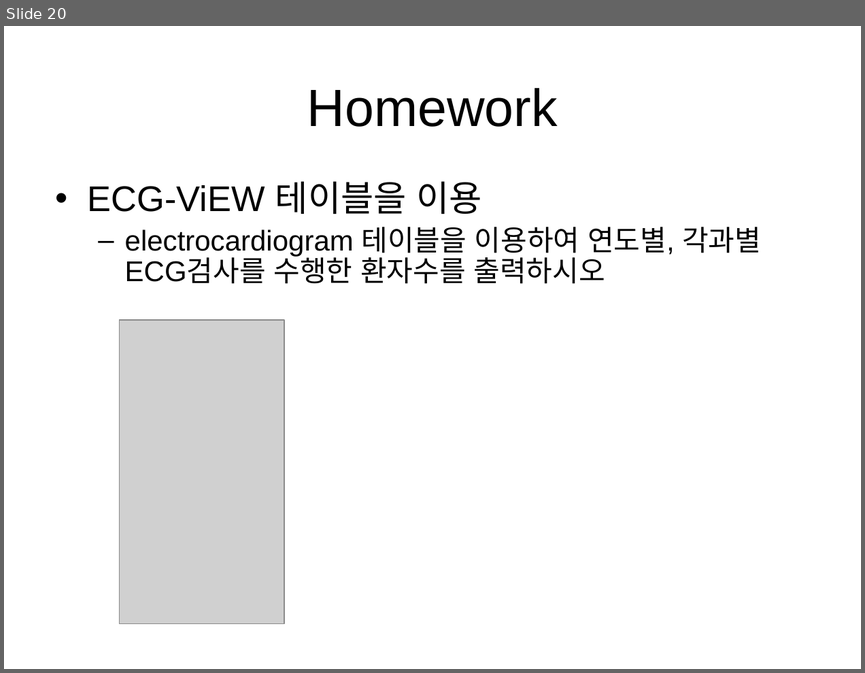
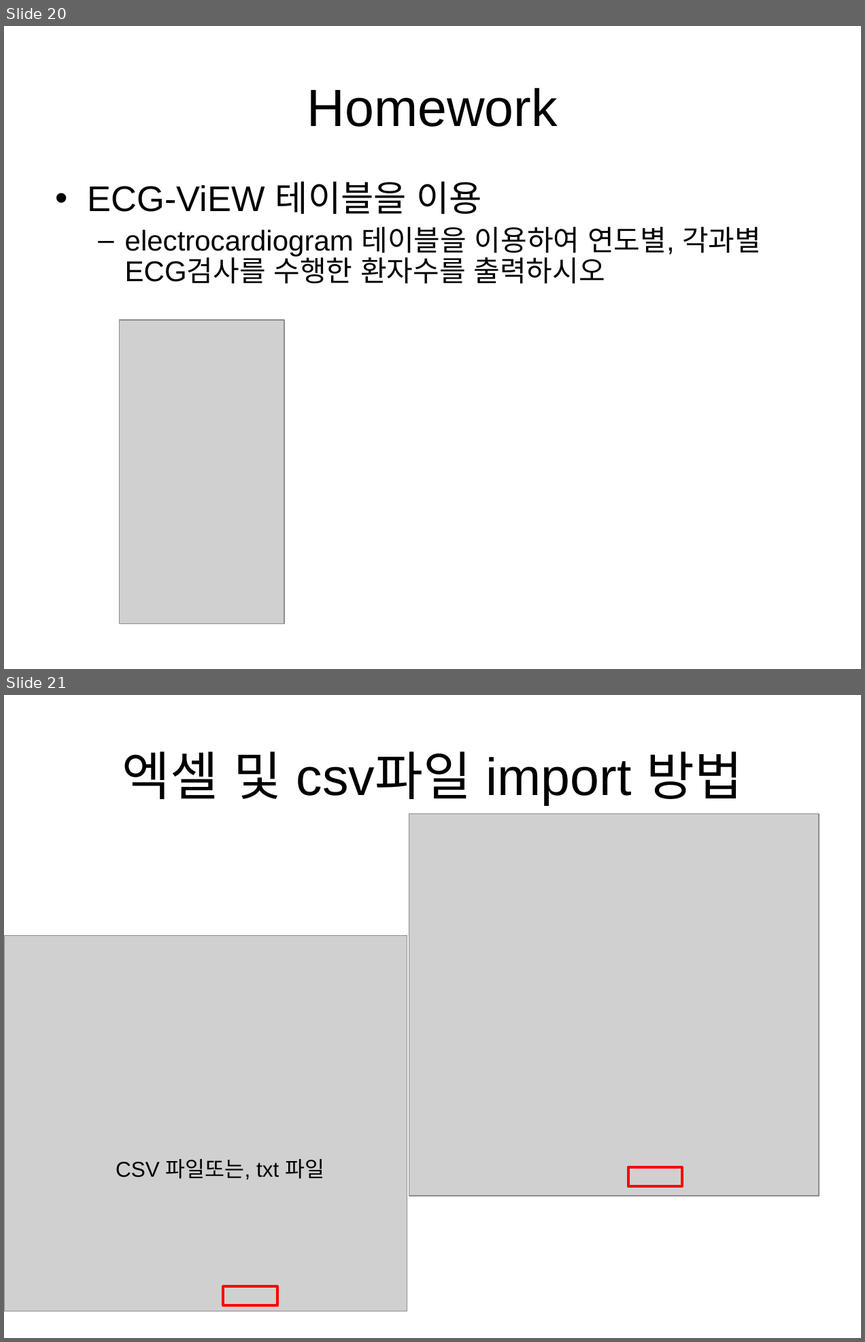
Before and after one commit to ManYoungPark/cpbmi2018, a slide deck: CPBMI_pmy_1st_create_insert_select.ppt. Shown one above the other, each under a label of ours: slide 20 before the commit, slides 20 and 21 after it. The pictures are 865x673 and 865x1342 pixels, drawn with LibreOffice and Linux fonts; fonts in the diff are those of the drawing; grey boxes stand for pictures; background and template pictures are left out. Boxes give left, top, right and bottom in pixels: in the first picture for what was removed or moved away, otherwise in the second. Text is boxed around its words. In the diff, an @@ line names an element or a change of style, - is before the commit and + after.

```diff
--- a/CPBMI_pmy_1st_create_insert_select.ppt
+++ b/CPBMI_pmy_1st_create_insert_select.ppt
@@ slide 21 added at (4,695,861,1338), background picture (left out) @@
@@ title added at (122,751,742,805), 44 pt, text #000000 @@
+엑셀 및 csv파일 import 방법
@@ picture added at (409,814,819,1196) @@
@@ picture added at (4,936,407,1311) @@
@@ text added at (116,1159,324,1179), 18 pt, text #000000 @@
+CSV 파일또는, txt 파일
@@ rectangle added at (628,1167,682,1186), outline #FF0000 2.24 pt @@
@@ rectangle added at (224,1286,277,1305), outline #FF0000 2.24 pt @@
```
Also in this commit, not shown: 2 slides changed, 3 other slides added.
